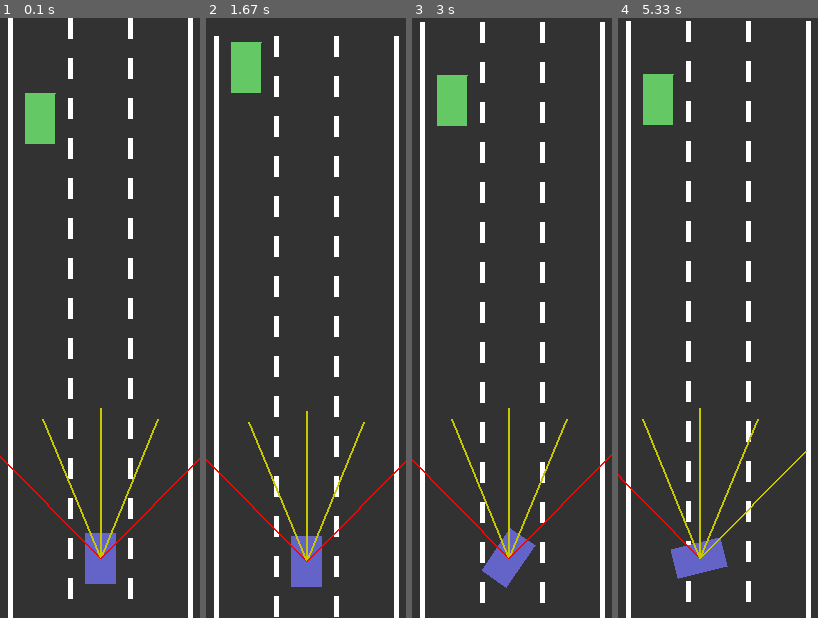
Above: before the commit, frames 1-4 (left to right).
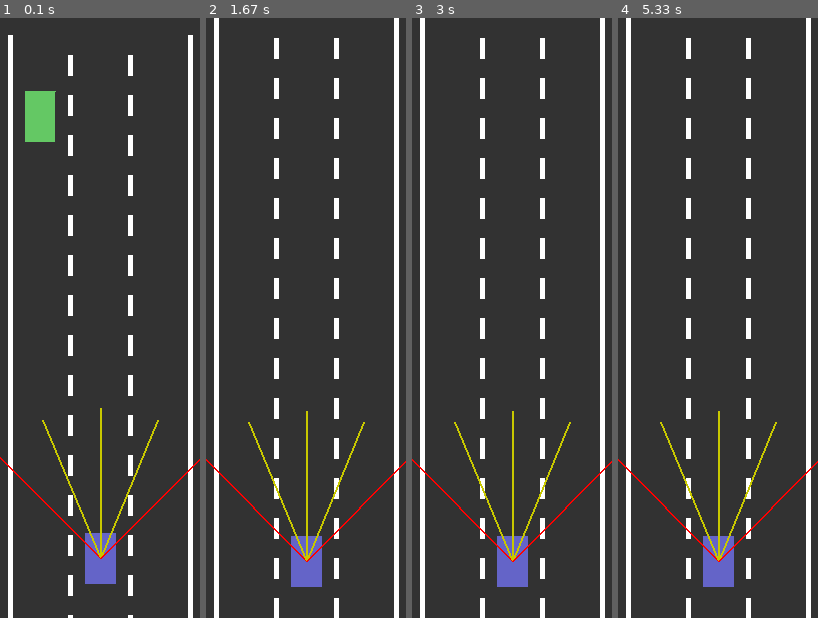
Above: after the commit, the same moments.

Repository: kc-raahi/self-driving-car-sim
Game: pygame game, started from car.py
The game is run twice, just before and just after one commit, with the same random seed, the same clock (stepped at 60 frames per second) and the same inputs.
Inputs:
- Up to frame 1 (0.1 s): no input
- Up to frame 2 (1.67 s): tap Enter at 0.33 s; hold Left 0.67-1.2 s; hold Down from 1.23 s (still down)
- Up to frame 3 (3 s): release Down at 1.7 s; hold Left 1.73-2.13 s; hold Up 2.17-2.53 s; hold Right from 2.57 s (still down)
- Up to frame 4 (5.33 s): release Right at 3.2 s; hold Down 3.23-3.6 s; hold Left 3.63-4.1 s; hold Up 4.63-4.93 s; hold Right from 4.97 s (still down)

The runs differ from the first frame. In frame 1, 1.4% of the frame differs, in the area x 0-100%, y 0-100%; in frame 2, 1.9%; in frame 3, 7.6%; in frame 4, 8.7%.

Commit message:
20230720 - controls using NN

Diff:
--- a/car.py
+++ b/car.py
@@ -89,7 +89,7 @@
 
 
 class Car:
-    def __init__(self, x, y, traffic=False, control_type="nn"):
+    def __init__(self, x, y, traffic=False, ctrl_type="nn"):
         self.x = x
         self.y = y
         self.position = [self.x, self.y]
@@ -107,12 +107,11 @@
         self.acc = 0.2
         self.center = (self.x + CAR_SIZE_X / 2, self.y + CAR_SIZE_Y / 2)
         self.sensors = Sensor(self)
-
-        if control_type != "keys":
-            self.brain = NeuralNetwork([self.sensors.num_rays, 6, 4])
-
+        self.brain = NeuralNetwork([self.sensors.num_rays, 6, 4])
+        self.ctrl_type = ctrl_type
         self.alive = True
         self.corners = []
+        self.dirs = []
 
     # retrieve the corners of the car, in list of tuples form
     def get_polygon(self, y_adj):
@@ -159,7 +158,12 @@
         self.left = False
         self.right = True
 
+    def straighten_wheel(self):
+        self.left = False
+        self.right = False
+
     def update_and_draw(self, my_road, my_screen):
+
         if self.alive:
             if self.up:
                 self._accel()
@@ -194,7 +198,7 @@
                 p = 0 if intersection is None else 1 - intersection[2]
                 offsets.append(p)
             outputs = network_feed_fwd(self.brain, offsets)
-            print(outputs)
+            self.dirs = outputs
 
     def _accel(self):
         if self.speed > self.max_speed * -1:
@@ -249,13 +253,12 @@
             self.ray_angles.append(lerp(self.ray_spread / 2, -self.ray_spread / 2, i / (self.num_rays - 1)) +
                                    car.angle * DEG_TO_RAD)
 
-
     def update_and_draw(self, car, my_screen, my_road):
         self.rays = []
         y = car.y - my_road.y
         for i in range(self.num_rays):
             self.intersections.append(False)
-            ray_angle = self.ray_angles[i]
+            ray_angle = self.ray_angles[i] + car.angle * DEG_TO_RAD
             a = (car.x, y)
             b = (car.x - self.ray_len * math.sin(ray_angle), y - self.ray_len * math.cos(ray_angle))
             self.rays.append((a, b))
@@ -355,22 +358,32 @@
         for event in pygame.event.get():
             if event.type == pygame.QUIT:
                 run = False
-            elif event.type == pygame.KEYDOWN:
-                if event.key == pygame.K_UP:
+
+            if driver.ctrl_type == "keys":
+                if event.type == pygame.KEYDOWN:
+                    if event.key == pygame.K_UP:
+                        driver.forward()
+                    elif event.key == pygame.K_DOWN:
+                        driver.backward()
+                    if event.key == pygame.K_LEFT and driver.speed != 0:
+                        driver.turn_left()
+                    elif event.key == pygame.K_RIGHT and driver.speed != 0:
+                        driver.turn_right()
+                elif event.type == pygame.KEYUP:
+                    if event.key == pygame.K_UP or event.key == pygame.K_DOWN:
+                        driver.foot_off_gas()
+                    if event.key == pygame.K_LEFT or event.key == pygame.K_RIGHT:
+                        driver.straighten_wheel()
+
+            else:
+                if driver.dirs[0]:
                     driver.forward()
-                elif event.key == pygame.K_DOWN:
+                if driver.dirs[1]:
+                    driver.turn_left()
+                if driver.dirs[2]:
+                    driver.turn_right()
+                if driver.dirs[3]:
                     driver.backward()
-                if event.key == pygame.K_LEFT and driver.speed != 0:
-                    driver.turn_left()
-                elif event.key == pygame.K_RIGHT and driver.speed != 0:
-                    driver.turn_right()
-            elif event.type == pygame.KEYUP:
-                if event.key == pygame.K_UP or event.key == pygame.K_DOWN:
-                    driver.foot_off_gas()
-                if event.key == pygame.K_LEFT:
-                    driver.left = False
-                if event.key == pygame.K_RIGHT:
-                    driver.right = False
 
         pygame.display.update()
 
